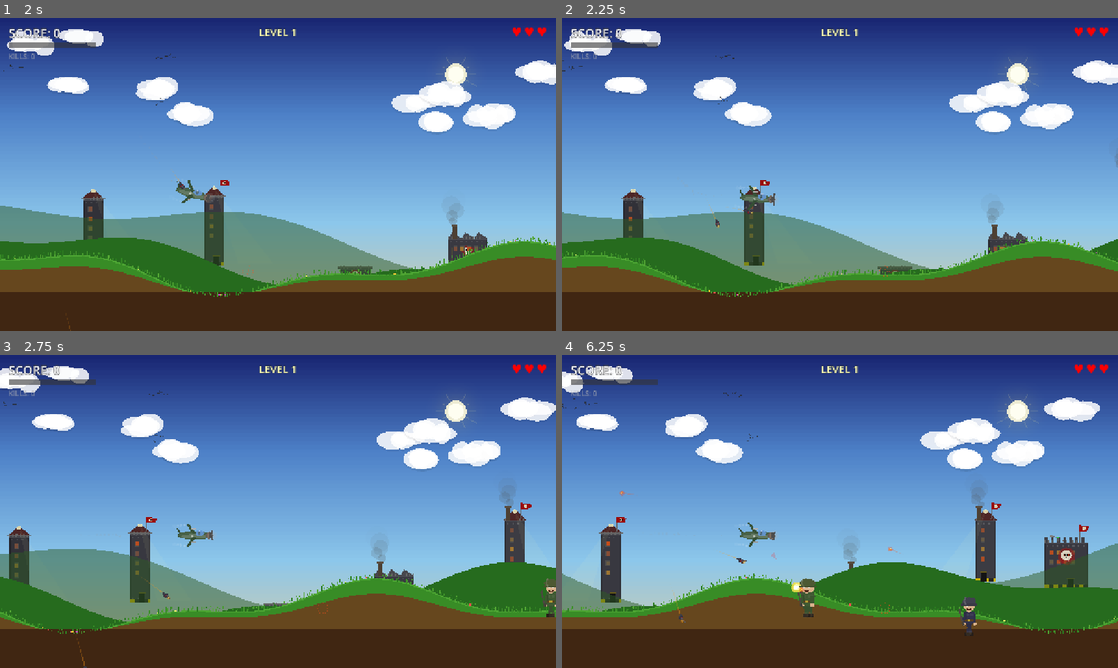
Above: before the commit, frames 1-4 (two rows, left to right).
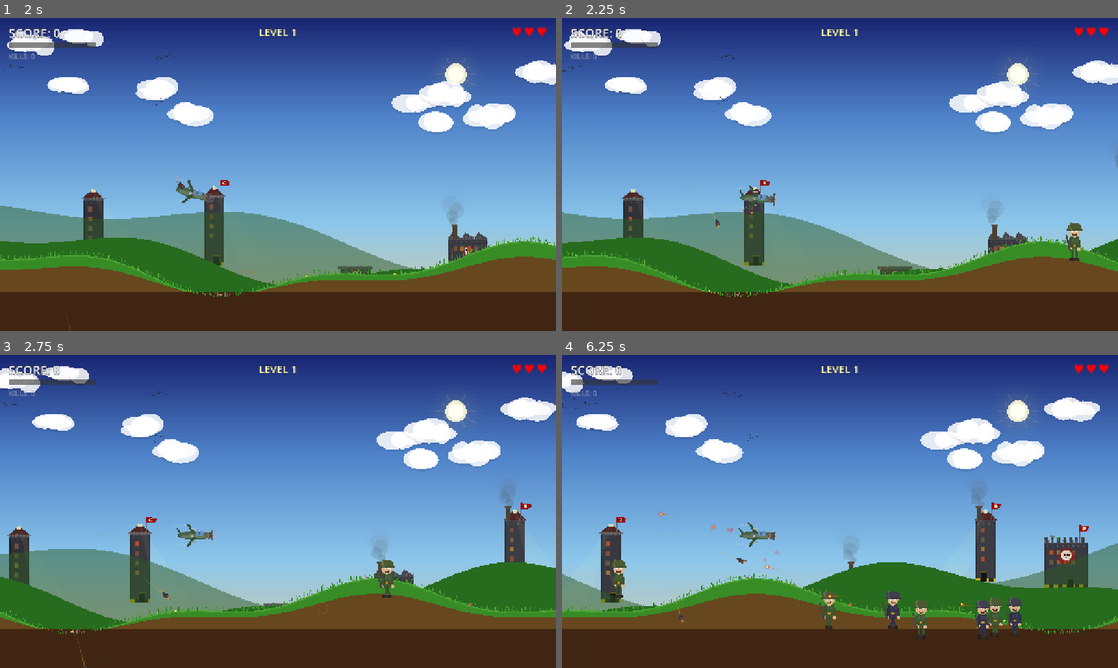
Above: after the commit, the same moments.

Repository: levarimoshe/villain-bomber
Game: Godot game, scene res://scenes/main/game.tscn
Two runs of this game, one before a commit and one after it. Both use one fixed random seed, a clock stepped at 60 frames per second and the inputs below.
Inputs:
- Up to frame 1 (2 s): tap Space (drop_bomb) at 0.5, 1.35 s; hold Right (move_right) 0.53-1.28 s; hold Space (drop_bomb) 0.53-1.28 s; tap Enter (ui_accept) at 0.77, 1.07, 1.52, 1.82 s; hold Down (move_down) from 1.28 s (still down)
- Up to frame 2 (2.25 s): release Down (move_down) at 2.03 s; hold Right (move_right) from 2.03 s (still down); hold Space (drop_bomb) from 2.03 s (still down)
- Up to frame 3 (2.75 s): keep holding Right (move_right); keep holding Space (drop_bomb)
- Up to frame 4 (6.25 s): release Right (move_right) at 2.78 s; release Space (drop_bomb) at 2.78 s; hold Up (move_up) 2.78-3.53 s; tap Space (drop_bomb) at 2.85, 4.35, 5.85 s; tap Enter (ui_accept) at 3.02, 3.32, 3.77, 4.07, 4.52, 4.82, 6.02 s; hold Space (drop_bomb) 3.53-4.28 s; hold Left (move_left) 3.53-5.03 s; hold Down (move_down) 5.03-5.78 s; hold Space (drop_bomb) 5.03-5.78 s; hold Right (move_right) from 5.78 s (still down)

Frame 1 is identical in both runs. In frame 2, 0.2% of the frame differs, in the area x 90-94%, y 65-78%; in frame 3, 0.4%; in frame 4, 2.2%, in the area x 9-83%, y 43-91%.

Commit message:
Increase difficulty, add ground fire, more visual effects
- Faster spawn rate (1.2s base, was 2.0s), faster villain speed
- More group spawns with 40%+ chance of 2-3 villains at once
- More aggressive shooting (55% of villains shoot from level 1)
- Lingering ground fire after explosions with animated flames,
  floating embers, smoke wisps, heat shimmer, scorch marks
- Bigger explosions (75px radius, 1.5s duration)
- Villains spawn at 90-140 speed (was fixed 80)

Co-Authored-By: Claude Opus 4.6 (1M context) <noreply@anthropic.com>

Diff:
--- a/autoloads/game_state.gd
+++ b/autoloads/game_state.gd
@@ -43,10 +43,10 @@
 const POINTS_LEVEL_BONUS: int = 500
 const EXTRA_LIFE_INTERVAL: int = 3000
 const ESCAPE_THRESHOLD: int = 10
-const BASE_SPAWN_INTERVAL: float = 2.0
-const MIN_SPAWN_INTERVAL: float = 0.5
-const SPAWN_DECAY: float = 0.85
-const SPEED_INCREASE_PER_LEVEL: float = 0.15
+const BASE_SPAWN_INTERVAL: float = 1.2
+const MIN_SPAWN_INTERVAL: float = 0.35
+const SPAWN_DECAY: float = 0.82
+const SPEED_INCREASE_PER_LEVEL: float = 0.18
 
 
 func _process(delta: float) -> void:
--- a/scenes/explosion/explosion.gd
+++ b/scenes/explosion/explosion.gd
@@ -1,8 +1,8 @@
 extends Node2D
 
 var elapsed: float = 0.0
-var duration: float = 1.2
-var max_radius: float = 60.0
+var duration: float = 1.5
+var max_radius: float = 75.0
 var particles: Array = []
 var smoke_puffs: Array = []
 var sparks: Array = []
--- /dev/null
+++ b/scenes/explosion/ground_fire.gd
@@ -0,0 +1,124 @@
+extends Node2D
+## Lingering fire/flames on the ground after bomb explosion
+
+var elapsed: float = 0.0
+var duration: float = 3.5
+var flames: Array = []
+var embers: Array = []
+
+
+func _ready() -> void:
+	var rng := RandomNumberGenerator.new()
+	# Create flame sources
+	for i in range(8):
+		flames.append({
+			"x": rng.randf_range(-30, 30),
+			"base_h": rng.randf_range(15, 35),
+			"speed": rng.randf_range(3.0, 6.0),
+			"phase": rng.randf() * TAU,
+			"width": rng.randf_range(8, 16),
+		})
+	# Create floating embers
+	for i in range(12):
+		embers.append({
+			"pos": Vector2(rng.randf_range(-25, 25), rng.randf_range(-5, 5)),
+			"vel": Vector2(rng.randf_range(-15, 15), rng.randf_range(-40, -80)),
+			"life": rng.randf_range(0.5, 1.5),
+			"max_life": 1.5,
+			"size": rng.randf_range(1.0, 3.0),
+		})
+
+	var timer := Timer.new()
+	timer.wait_time = duration
+	timer.one_shot = true
+	timer.timeout.connect(queue_free)
+	add_child(timer)
+	timer.start()
+
+
+func _process(delta: float) -> void:
+	elapsed += delta
+	# Update embers
+	for e in embers:
+		e["vel"].x += randf_range(-20, 20) * delta
+		e["pos"] += e["vel"] * delta
+		e["life"] -= delta
+	queue_redraw()
+
+
+func _draw() -> void:
+	var life_ratio: float = 1.0 - elapsed / duration
+	if life_ratio <= 0:
+		return
+
+	# === GROUND SCORCH MARK ===
+	_draw_ellipse_safe(Vector2.ZERO, 35.0, 8.0, Color(0.1, 0.08, 0.05, 0.5 * life_ratio))
+
+	# === FLAMES ===
+	for f in flames:
+		var h: float = f["base_h"] * life_ratio
+		var flicker: float = sin(elapsed * f["speed"] + f["phase"])
+		var flame_h: float = h * (0.7 + flicker * 0.3)
+		var w: float = f["width"] * life_ratio
+		var fx: float = f["x"]
+
+		if flame_h < 2.0:
+			continue
+
+		# Outer flame (red-orange)
+		var outer_alpha: float = 0.5 * life_ratio
+		draw_colored_polygon(PackedVector2Array([
+			Vector2(fx - w / 2, 0),
+			Vector2(fx - w / 4 + flicker * 2, -flame_h * 0.6),
+			Vector2(fx + flicker * 3, -flame_h),
+			Vector2(fx + w / 4 + flicker * 2, -flame_h * 0.6),
+			Vector2(fx + w / 2, 0),
+		]), Color(0.9, 0.25, 0.0, outer_alpha))
+
+		# Inner flame (yellow-white)
+		var inner_h: float = flame_h * 0.6
+		var inner_w: float = w * 0.5
+		draw_colored_polygon(PackedVector2Array([
+			Vector2(fx - inner_w / 2, 0),
+			Vector2(fx + flicker * 2, -inner_h),
+			Vector2(fx + inner_w / 2, 0),
+		]), Color(1.0, 0.8, 0.2, outer_alpha * 0.8))
+
+		# Core (bright white)
+		if flame_h > 8:
+			draw_colored_polygon(PackedVector2Array([
+				Vector2(fx - 2, 0),
+				Vector2(fx + flicker, -inner_h * 0.5),
+				Vector2(fx + 2, 0),
+			]), Color(1.0, 1.0, 0.7, outer_alpha * 0.6))
+
+	# === HEAT SHIMMER (glow above flames) ===
+	var shimmer_alpha: float = 0.08 * life_ratio
+	_draw_ellipse_safe(Vector2(0, -20 * life_ratio), 25.0 * life_ratio, 15.0 * life_ratio, Color(1, 0.5, 0, shimmer_alpha))
+
+	# === FLOATING EMBERS ===
+	for e in embers:
+		if e["life"] > 0:
+			var ea: float = clampf(e["life"] / e["max_life"], 0.0, 1.0) * life_ratio
+			var es: float = e["size"] * ea
+			draw_rect(Rect2(e["pos"].x - es / 2, e["pos"].y - es / 2, es, es), Color(1, 0.6, 0.1, ea))
+
+	# === SMOKE WISPS ===
+	for i in range(3):
+		var smoke_t: float = fmod(elapsed * 0.6 + float(i) * 0.4, 2.0)
+		var smoke_y: float = -10 - smoke_t * 30.0
+		var smoke_x: float = sin(elapsed * 1.5 + float(i) * 2.0) * 10.0
+		var smoke_a: float = (1.0 - smoke_t / 2.0) * 0.15 * life_ratio
+		var smoke_r: float = 5.0 + smoke_t * 10.0
+		_draw_ellipse_safe(Vector2(smoke_x, smoke_y), smoke_r, smoke_r * 0.7, Color(0.3, 0.3, 0.3, smoke_a))
+
+
+func _draw_ellipse_safe(center: Vector2, rx: float, ry: float, color: Color) -> void:
+	if rx < 0.5 or ry < 0.5:
+		return
+	var points := PackedVector2Array()
+	var segs: int = 12
+	for i in range(segs + 1):
+		var a: float = float(i) / float(segs) * TAU
+		points.append(center + Vector2(cos(a) * rx, sin(a) * ry))
+	draw_colored_polygon(points, color)
--- a/scenes/main/game.gd
+++ b/scenes/main/game.gd
@@ -111,19 +111,26 @@
 	var spawn_x := cam_x + 750.0
 	var ground_y_at_spawn := _get_ground_y_approx(spawn_x)
 	villain.global_position = Vector2(spawn_x, ground_y_at_spawn)
-	villain.speed = 80.0 * GameState.villain_speed_multiplier
+	villain.speed = randf_range(90.0, 140.0) * GameState.villain_speed_multiplier
 	villain.direction = -1
 	villain.camera_ref = camera
 	villains_container.add_child(villain)
 
-	# Sometimes spawn a second villain
-	if randf() < 0.25:
-		var villain2 := VillainScene.instantiate()
-		villain2.global_position = Vector2(spawn_x + randf_range(30, 80), ground_y_at_spawn)
-		villain2.speed = randf_range(60.0, 100.0) * GameState.villain_speed_multiplier
-		villain2.direction = -1
-		villain2.camera_ref = camera
-		villains_container.add_child(villain2)
+	# Group spawns — more likely at higher levels
+	var extra_count: int = 0
+	var group_chance: float = 0.4 + GameState.current_level * 0.08
+	if randf() < group_chance:
+		extra_count = 1
+	if randf() < group_chance * 0.4:
+		extra_count = 2
+
+	for e in range(extra_count):
+		var extra := VillainScene.instantiate()
+		extra.global_position = Vector2(spawn_x + randf_range(30, 100) * (e + 1), ground_y_at_spawn)
+		extra.speed = randf_range(70.0, 130.0) * GameState.villain_speed_multiplier
+		extra.direction = -1
+		extra.camera_ref = camera
+		villains_container.add_child(extra)
 
 
 func _on_bomb_dropped(bomb: Node2D) -> void:
@@ -182,6 +189,13 @@
 	explosions_container.add_child(explosion)
 	screen_shake_amount = 8.0
 	SoundManager.play_explosion()
+
+	# Spawn lingering ground fire
+	var FireScript: GDScript = preload("res://scenes/explosion/ground_fire.gd")
+	var fire := Node2D.new()
+	fire.set_script(FireScript)
+	fire.global_position = pos
+	explosions_container.add_child(fire)
 
 
 func _start_level_transition() -> void:
--- a/scenes/villain/villain.gd
+++ b/scenes/villain/villain.gd
@@ -25,9 +25,9 @@
 	else:
 		villain_type = randi() % 2
 	anim_time = randf() * TAU
-	shoot_interval = randf_range(1.5, 3.5)
-	shoot_timer = randf_range(0.3, 1.5)
-	can_shoot = randf() < (0.4 + GameState.current_level * 0.12)
+	shoot_interval = randf_range(1.0, 2.5)
+	shoot_timer = randf_range(0.2, 1.0)
+	can_shoot = randf() < (0.55 + GameState.current_level * 0.1)
 
 
 func _physics_process(delta: float) -> void:
